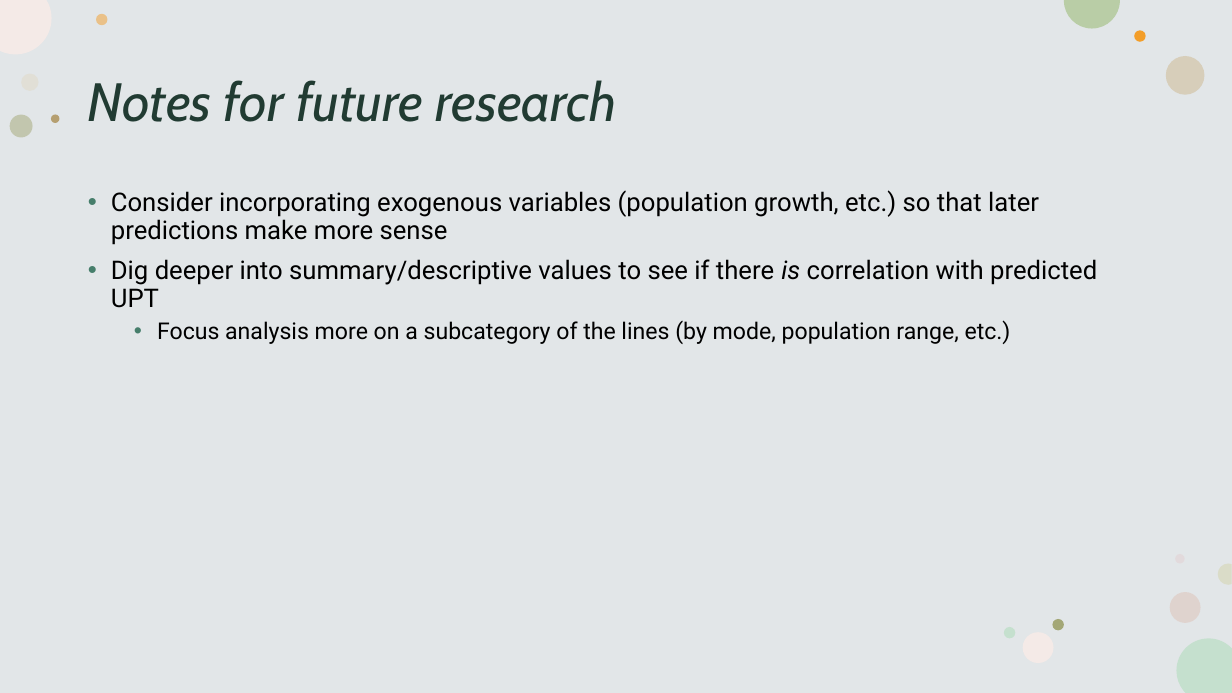
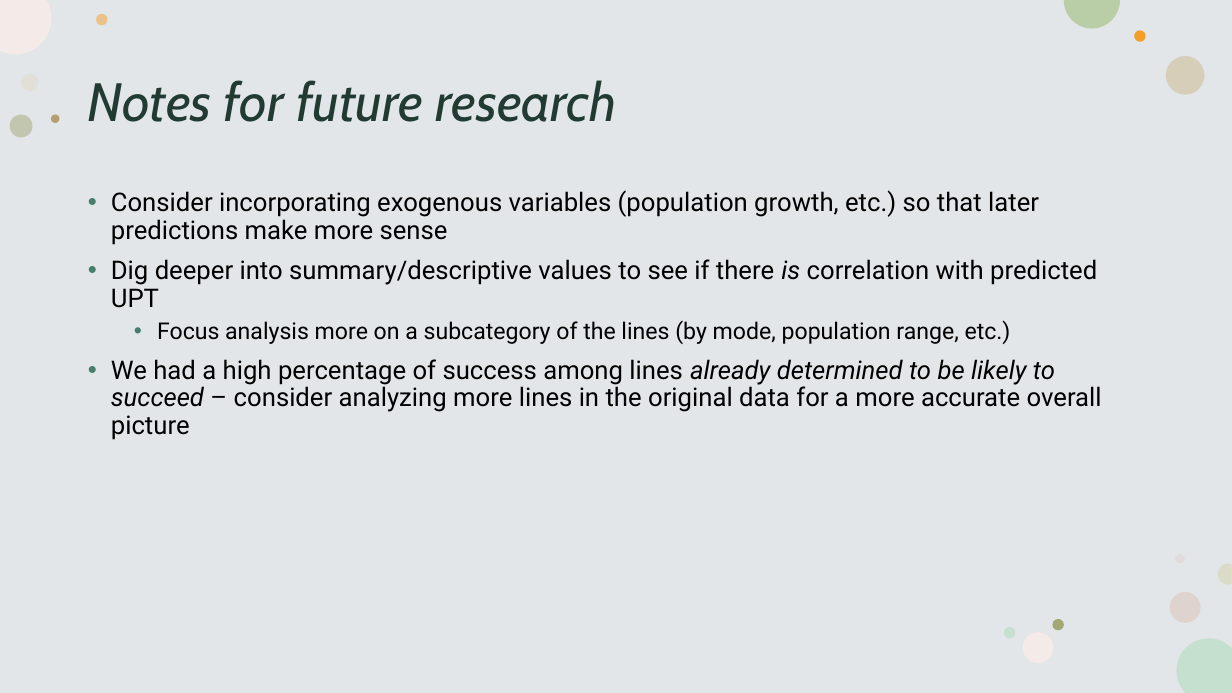
Before and after one commit to danielpickett369/Springboard-Capstone-3, a slide deck: slide 27 of Capstone 3, Presentation.pptx. Drawn at 1232x693 pixels with LibreOffice and Linux fonts; fonts in the diff are those of the drawing. Boxes give left, top, right and bottom in pixels: in the first picture for what was removed or moved away, otherwise in the second. Text is boxed around its words. In the diff, an @@ line names an element or a change of style, - is before the commit and + after.

```diff
--- a/Capstone 3, Presentation.pptx
+++ b/Capstone 3, Presentation.pptx
@@ text at <box>111,359,1102,440</box>: paragraph added @@
+• We had a high percentage of success among lines already determined to be likely to succeed – consider analyzing more lines in the original data for a more accurate overall picture
```
Also in this commit, not shown: 1 other slide changed.
